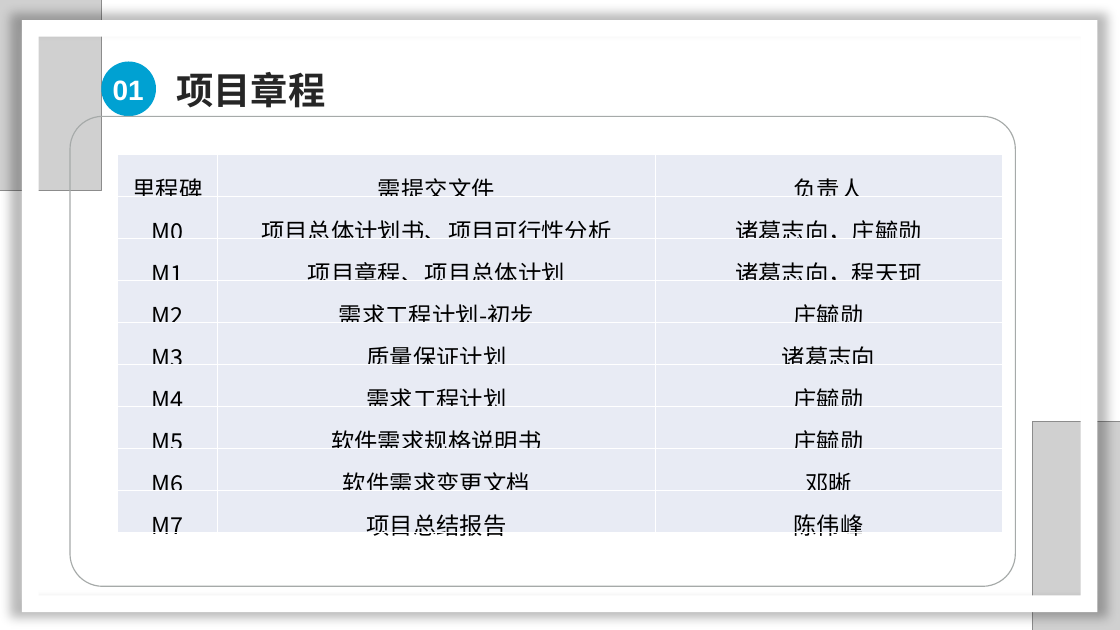
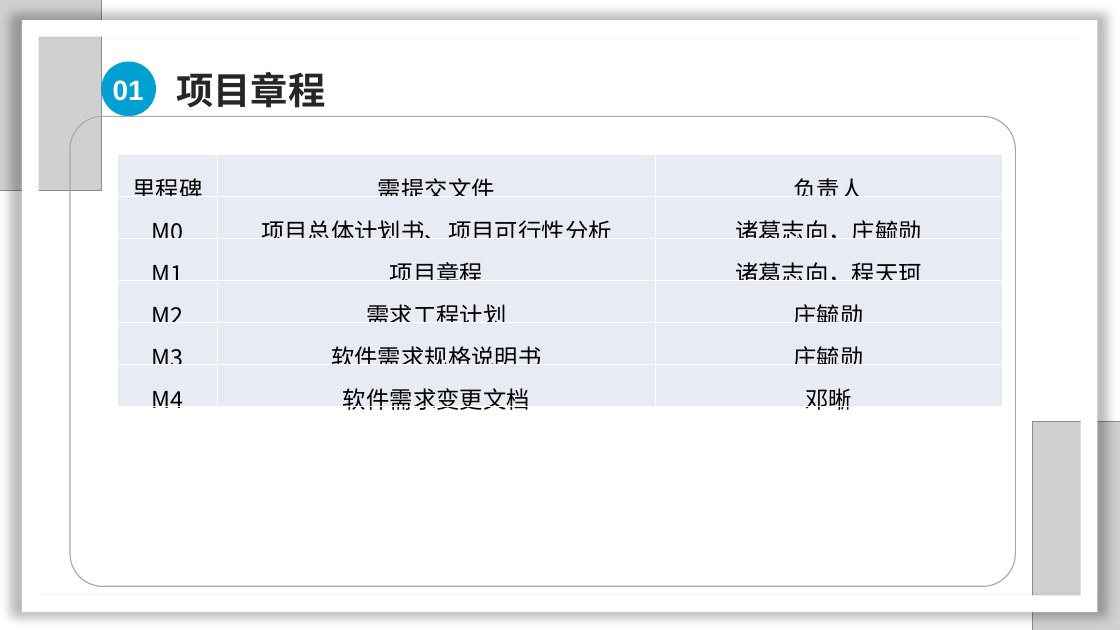
Before and after one commit to SarielX98/PRD2018G14, a slide deck: slide 7 of 受控文档/PPT/PRD2018-G14-软件需求工程审核PPT.pptx. Drawn at 1120x630 pixels with LibreOffice and Linux fonts; fonts in the diff are those of the drawing; grey boxes stand for pictures; background and template pictures are left out. Boxes give left, top, right and bottom in pixels: in the first picture for what was removed or moved away, otherwise in the second. Text is boxed around its words. In the diff, an @@ line names an element or a change of style, - is before the commit and + after.

```diff
--- a/受控文档/PPT/PRD2018-G14-软件需求工程审核PPT.pptx
+++ b/受控文档/PPT/PRD2018-G14-软件需求工程审核PPT.pptx
@@ table at (118,154,1003,414) @@
-row 3: M1 | 项目章程、项目总体计划 | 诸葛志向，程天珂
-row 4: M2 | 需求工程计划-初步 | 庄毓勋
-row 5: M3 | 质量保证计划 | 诸葛志向
-row 6: M4 | 需求工程计划 | 庄毓勋
-row 7: M5 | 软件需求规格说明书 | 庄毓勋
-row 8: M6 | 软件需求变更文档 | 邓晰
-row 9: M7 | 项目总结报告 | 陈伟峰
+row 3: M1 | 项目章程 | 诸葛志向，程天珂
+row 4: M2 | 需求工程计划 | 庄毓勋
+row 5: M3 | 软件需求规格说明书 | 庄毓勋
+row 6: M4 | 软件需求变更文档 | 邓晰
```
Also in this commit, not shown: 10 other slides changed, 8 slides added, 4 other files.
